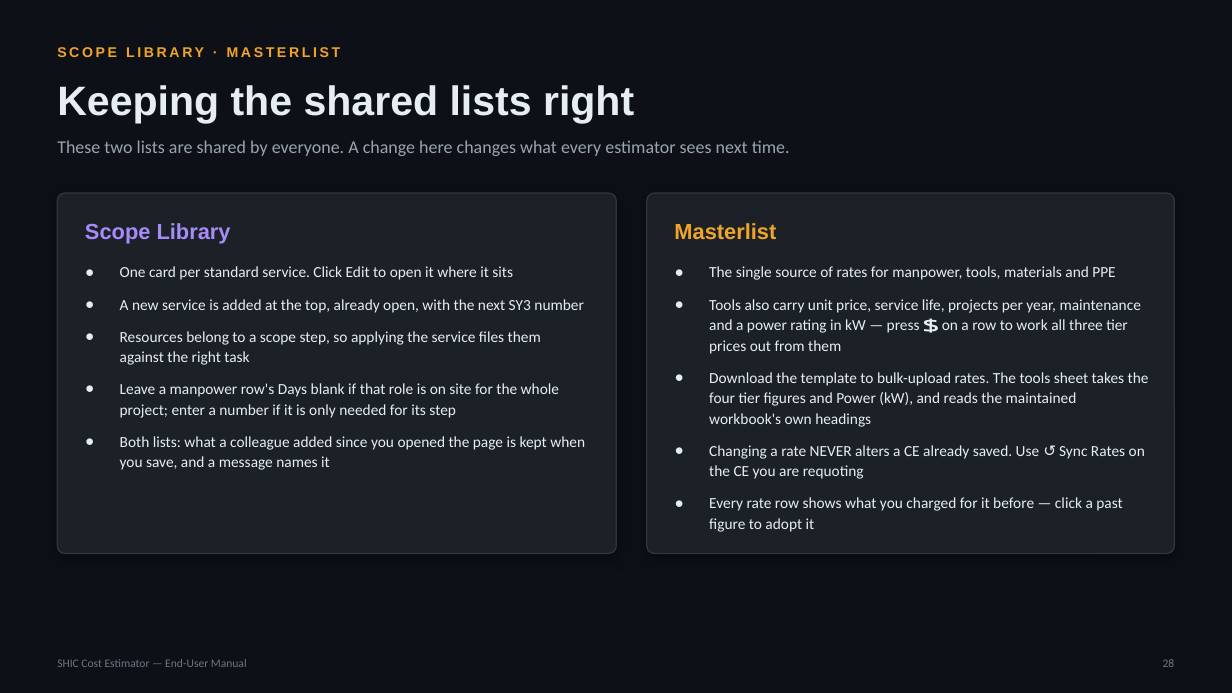
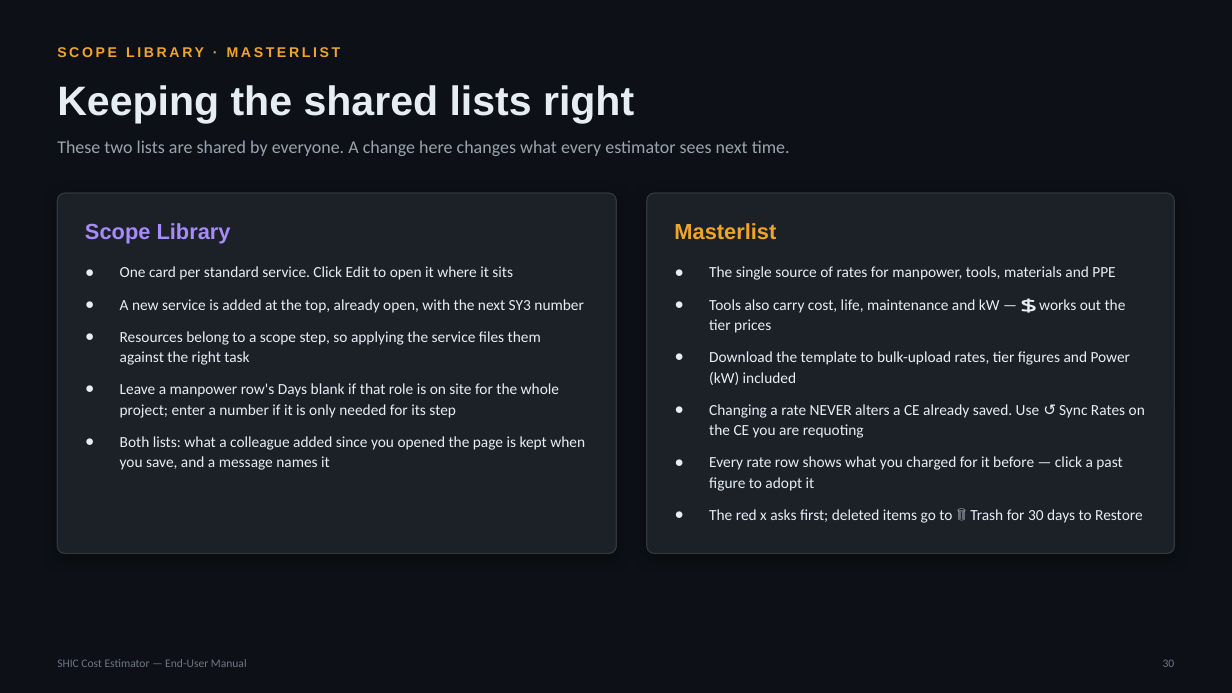
Before and after one commit to SYNERCORE/CostEstimation, a slide deck: slide 30 of docs/SHIC-Cost-Estimator-User-Manual.pptx (slide 28 before the commit). Drawn at 1232x693 pixels with LibreOffice and Linux fonts; fonts in the diff are those of the drawing. Boxes give left, top, right and bottom in pixels: in the first picture for what was removed or moved away, otherwise in the second. Text is boxed around its words. In the diff, an @@ line names an element or a change of style, - is before the commit and + after.

```diff
--- a/docs/SHIC-Cost-Estimator-User-Manual.pptx
+++ b/docs/SHIC-Cost-Estimator-User-Manual.pptx
@@ text at [709,299,1131,385]: text changed @@
-● Tools also carry unit price, service life, projects per year, maintenance and a power rating in kW — press 💲 on a row to work all three tier prices out from them
-● Download the template to bulk-upload rates. The tools sheet takes the four tier figures and Power (kW), and reads the maintained workbook's own headings
+● Tools also carry cost, life, maintenance and kW — 💲 works out the tier prices
+● Download the template to bulk-upload rates, tier figures and Power (kW) included
@@ text at [709,509,1142,523]: paragraph added @@
+● The red x asks first; deleted items go to 🗑 Trash for 30 days to Restore
```
Also in this commit, not shown: 26 other slides changed, 2 slides added.
